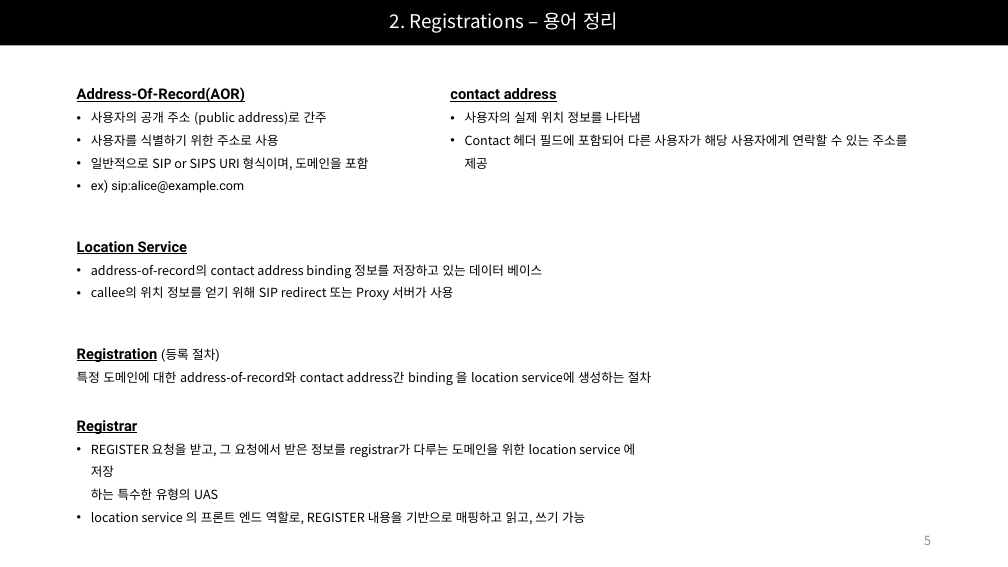
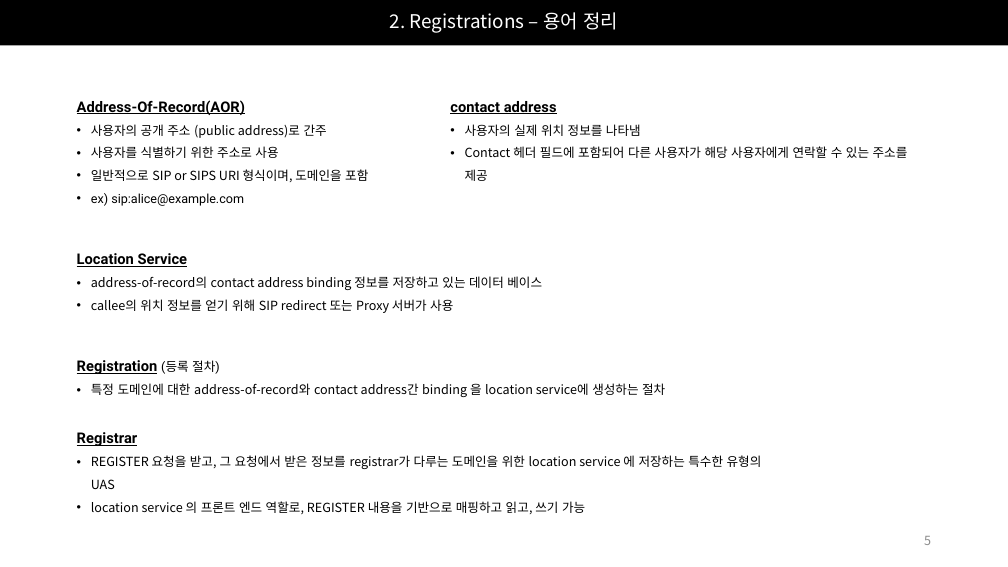
Before and after one commit to Epsilonely/SIP-Survey, a slide deck: slide 5 of 세미나 2차.pptx. Drawn at 1008x567 pixels with LibreOffice and Linux fonts; fonts in the diff are those of the drawing. Boxes give left, top, right and bottom in pixels: in the first picture for what was removed or moved away, otherwise in the second. Text is boxed around its words. In the diff, an @@ line names an element or a change of style, - is before the commit and + after.

```diff
--- a/세미나 2차.pptx
+++ b/세미나 2차.pptx
@@ text "Address-Of-Record(AOR)": place and size @@
-text "Address-Of-Record(AOR)" at <box>77,87,651,524</box>
+text "Address-Of-Record(AOR)" at <box>77,100,762,514</box>
@@ text "contact address": place and size @@
-text "contact address" at <box>450,88,908,146</box>
+text "contact address" at <box>450,101,908,158</box>
@@ text at <box>91,383,665,397</box>: bullet none to • @@
@@ text at <box>91,455,762,489</box>: spaces changed @@
-• REGISTER 요청을 받고, 그 요청에서 받은 정보를 registrar가 다루는 도메인을 위한 location service 에 저장
-  하는 특수한 유형의 UAS
+• REGISTER 요청을 받고, 그 요청에서 받은 정보를 registrar가 다루는 도메인을 위한 location service 에 저장하는 특수한 유형의 UAS
```
Also in this commit, not shown: 7 other slides changed, 1 slide removed.
